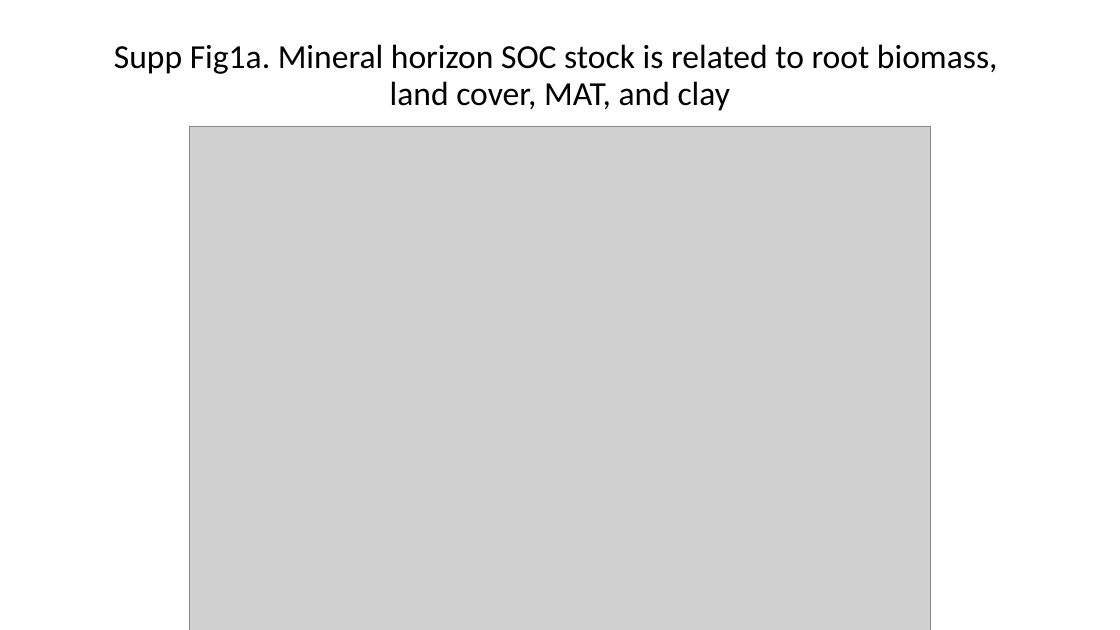
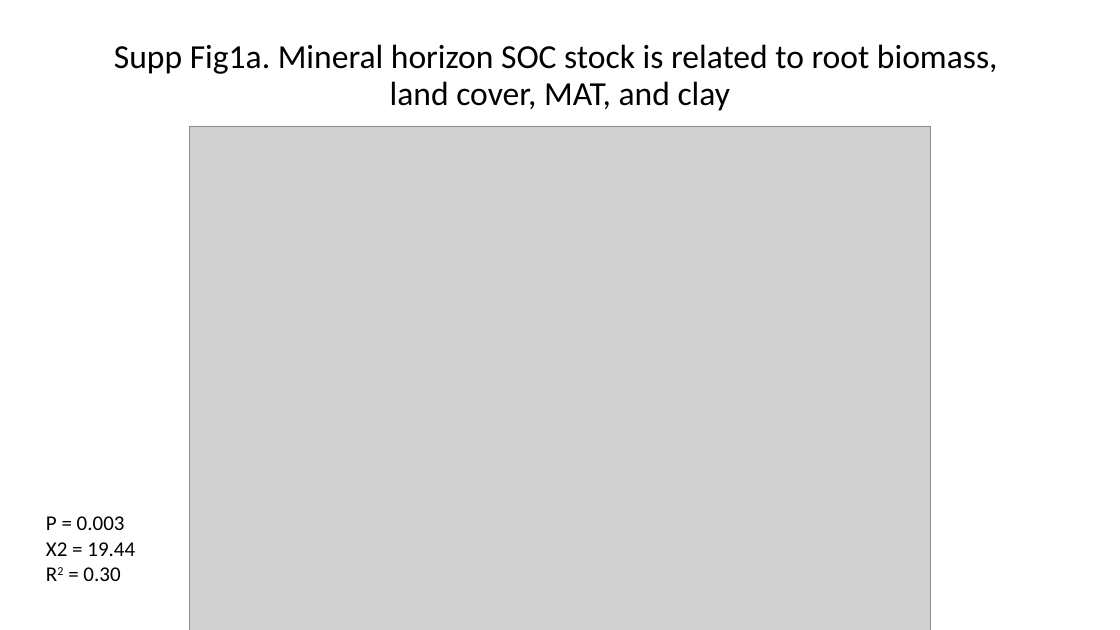
Before and after one commit to lter/lterwg-som, a slide deck: slide 5 of root_group_analyses/Figures_031120.pptx (slide 4 before the commit). Drawn at 1120x630 pixels with LibreOffice and Linux fonts; fonts in the diff are those of the drawing; grey boxes stand for pictures. Boxes give left, top, right and bottom in pixels: in the first picture for what was removed or moved away, otherwise in the second. Text is boxed around its words. In the diff, an @@ line names an element or a change of style, - is before the commit and + after.

```diff
--- a/root_group_analyses/Figures_031120.pptx
+++ b/root_group_analyses/Figures_031120.pptx
@@ text added at [46, 516, 135, 581], 18 pt, text #000000 @@
+P = 0.003
+X2 = 19.44
+R2 = 0.30
```
Also in this commit, not shown: 6 other slides changed, 3 slides added, 2 slides removed, 2 other files.
